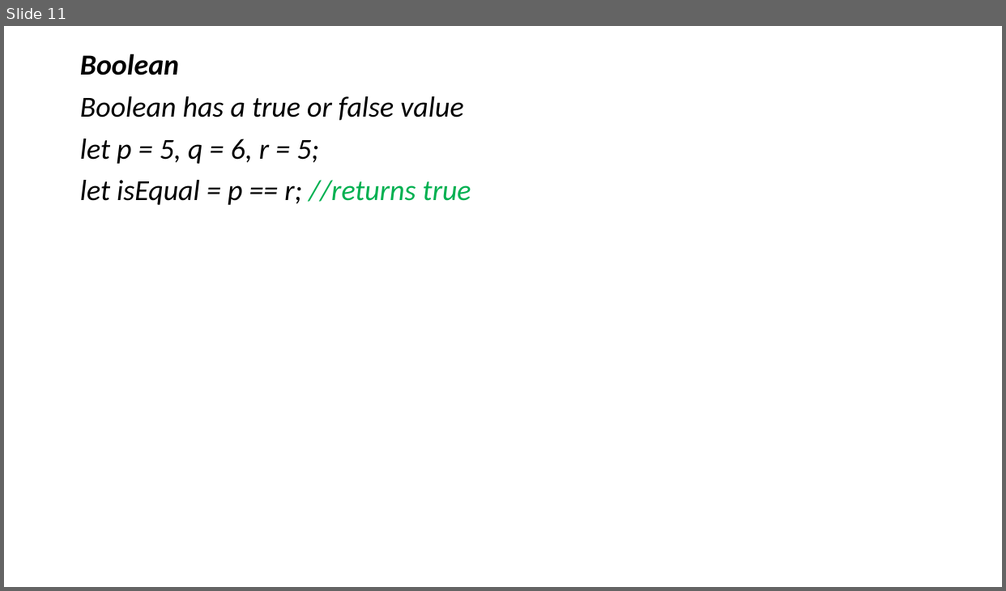
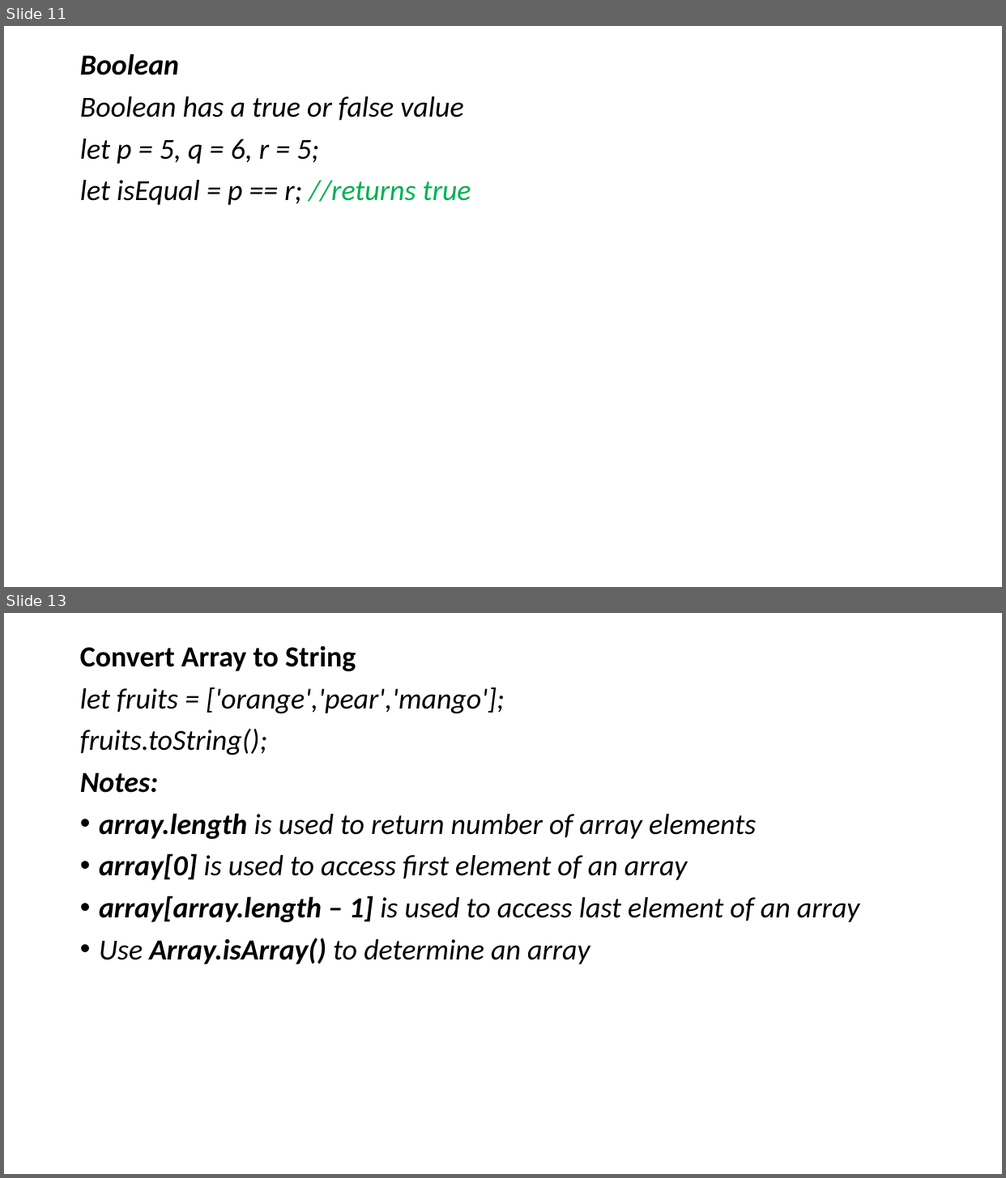
Before and after one commit to adeakinwe/AcademyFourPointZero, a slide deck: xx/lecture2/javascript/javascript.pptx. Shown one above the other, each under a label of ours: slide 11 before the commit, slides 11 and 13 after it; the slides between them are not shown. The pictures are 1006x591 and 1006x1178 pixels, drawn with LibreOffice and Linux fonts; fonts in the diff are those of the drawing. Boxes give left, top, right and bottom in pixels: in the first picture for what was removed or moved away, otherwise in the second. Text is boxed around its words. In the diff, an @@ line names an element or a change of style, - is before the commit and + after.

Commit message:
array

```diff
--- a/xx/lecture2/javascript/javascript.pptx
+++ b/xx/lecture2/javascript/javascript.pptx
@@ slide 13 added at box(4, 613, 1002, 1174), background #FFFFFF @@
@@ text added at box(80, 645, 860, 965), 28 pt, text #000000, italic @@
+Convert Array to String
+let fruits = ['orange','pear','mango'];
+fruits.toString();
+Notes:
+• array.length is used to return number of array elements
+• array[0] is used to access first element of an array
+• array[array.length – 1] is used to access last element of an array
+• Use Array.isArray() to determine an array
```
Also in this commit, not shown: 4 other slides added, 2 other files.
